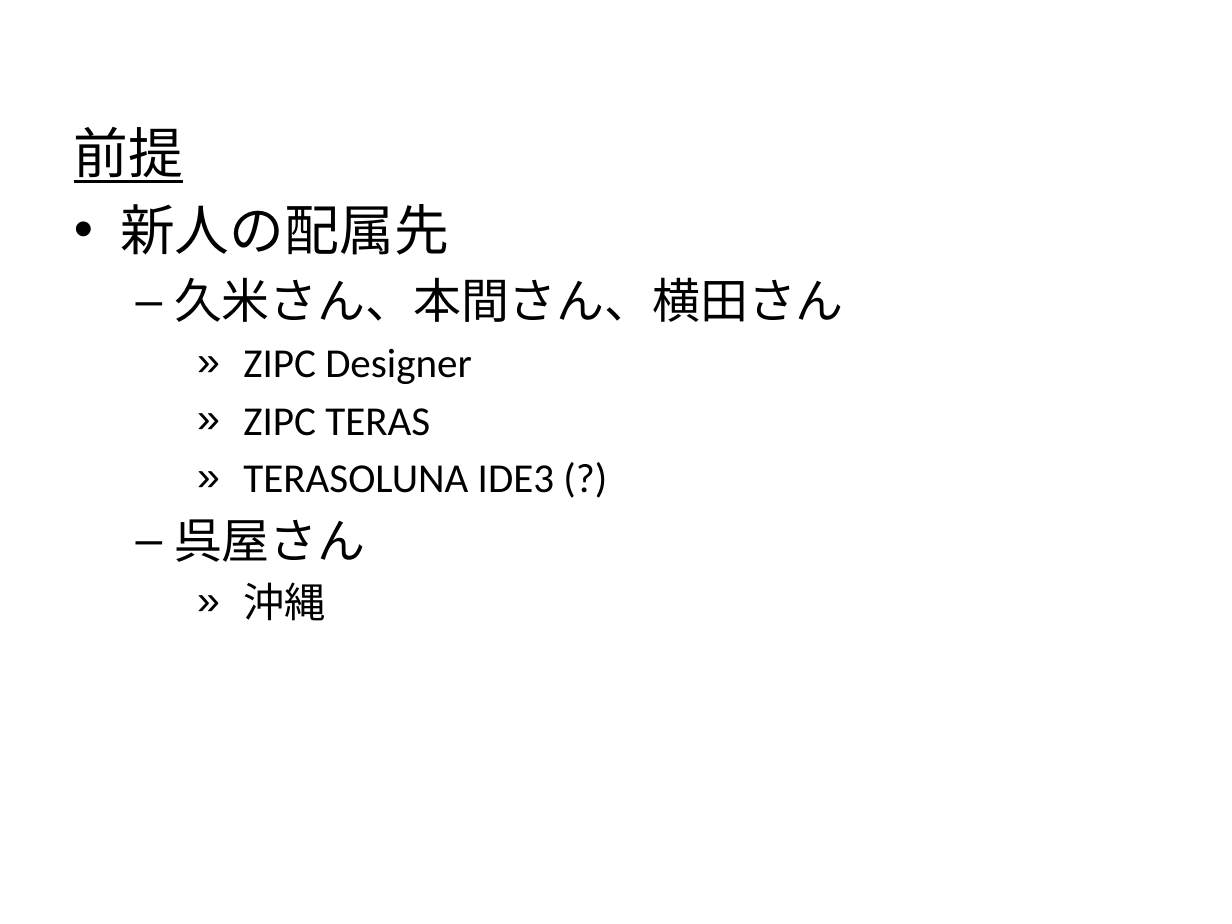
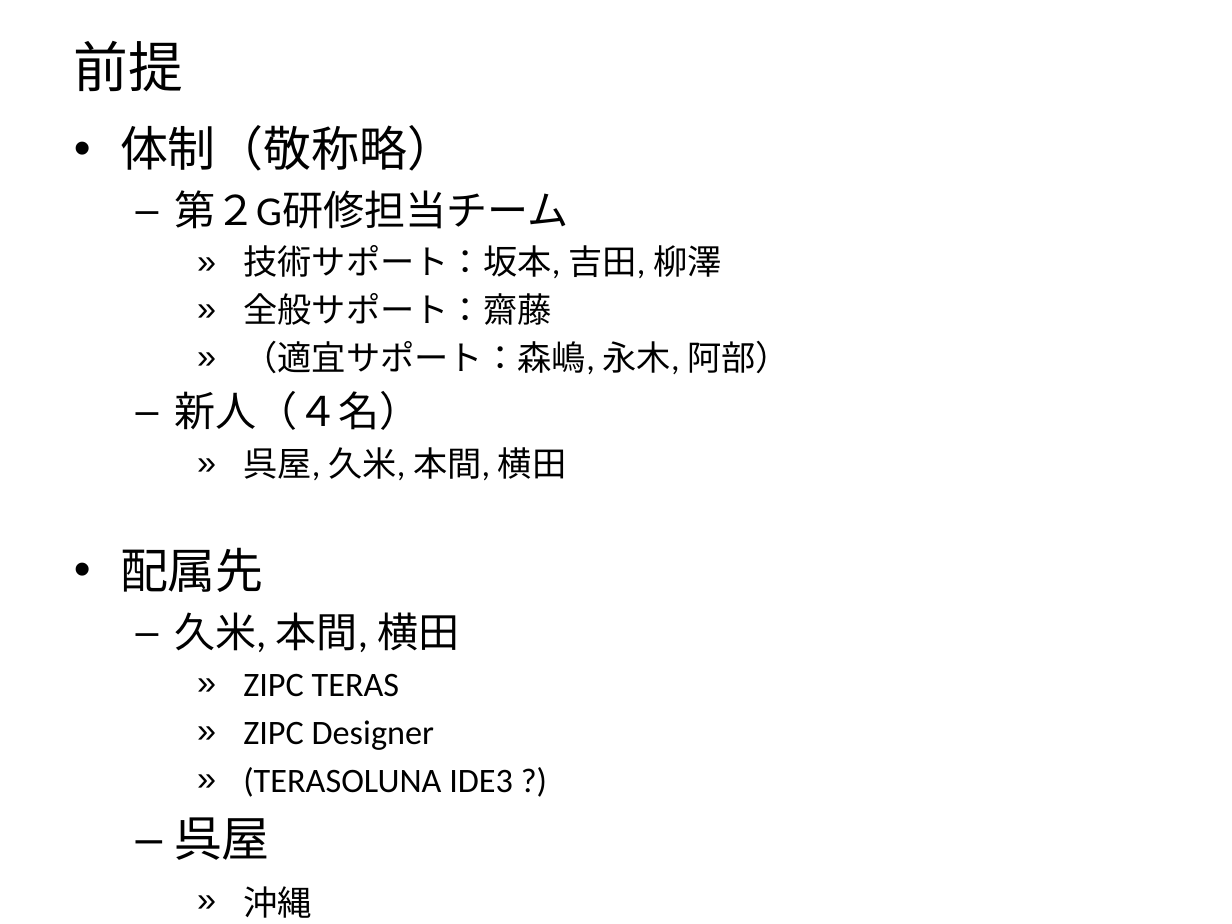
Before and after one commit to N-Saito/Training, a slide deck: slide 2 of 新人研修.pptx (slide 10 before the commit). Drawn at 1232x924 pixels with LibreOffice and Linux fonts; fonts in the diff are those of the drawing. Boxes give left, top, right and bottom in pixels: in the first picture for what was removed or moved away, otherwise in the second. Text is boxed around its words. In the diff, an @@ line names an element or a change of style, - is before the commit and + after.

Commit message:
update0520

```diff
--- a/新人研修.pptx
+++ b/新人研修.pptx
@@ title added at (x1=74, y1=41, x2=184, y2=92), 32 pt, text #000000 @@
+前提
@@ text at (x1=120, y1=125, x2=790, y2=697): text changed; size 28 to 20 pt @@
-前提
-• 新人の配属先
-  – 久米さん、本間さん、横田さん
+• 体制（敬称略）
+  – 第２G研修担当チーム
+    » 技術サポート：坂本, 吉田, 柳澤
+    » 全般サポート：齋藤
+    » （適宜サポート：森嶋, 永木, 阿部）
+  – 新人（４名）
+    » 呉屋, 久米, 本間, 横田
+• 配属先
+  – 久米, 本間, 横田
+    » ZIPC TERAS
@@ text at (x1=243, y1=720, x2=434, y2=918): size 24 to 20 pt in "ZIPC Designer", "沖縄" @@
@@ text at (x1=174, y1=767, x2=513, y2=860): text changed; size 24 to 20 pt @@
-    » ZIPC TERAS
-    » TERASOLUNA IDE3 (?)
-  – 呉屋さん
+    » (TERASOLUNA IDE3 ?)
+  – 呉屋
```
Also in this commit, not shown: 6 other slides changed, 3 slides removed.
